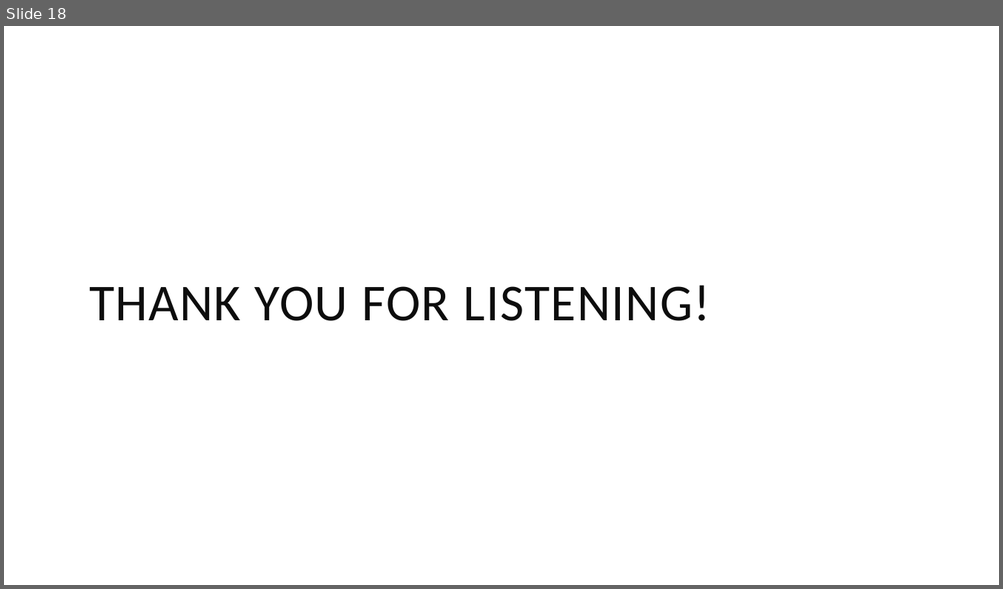
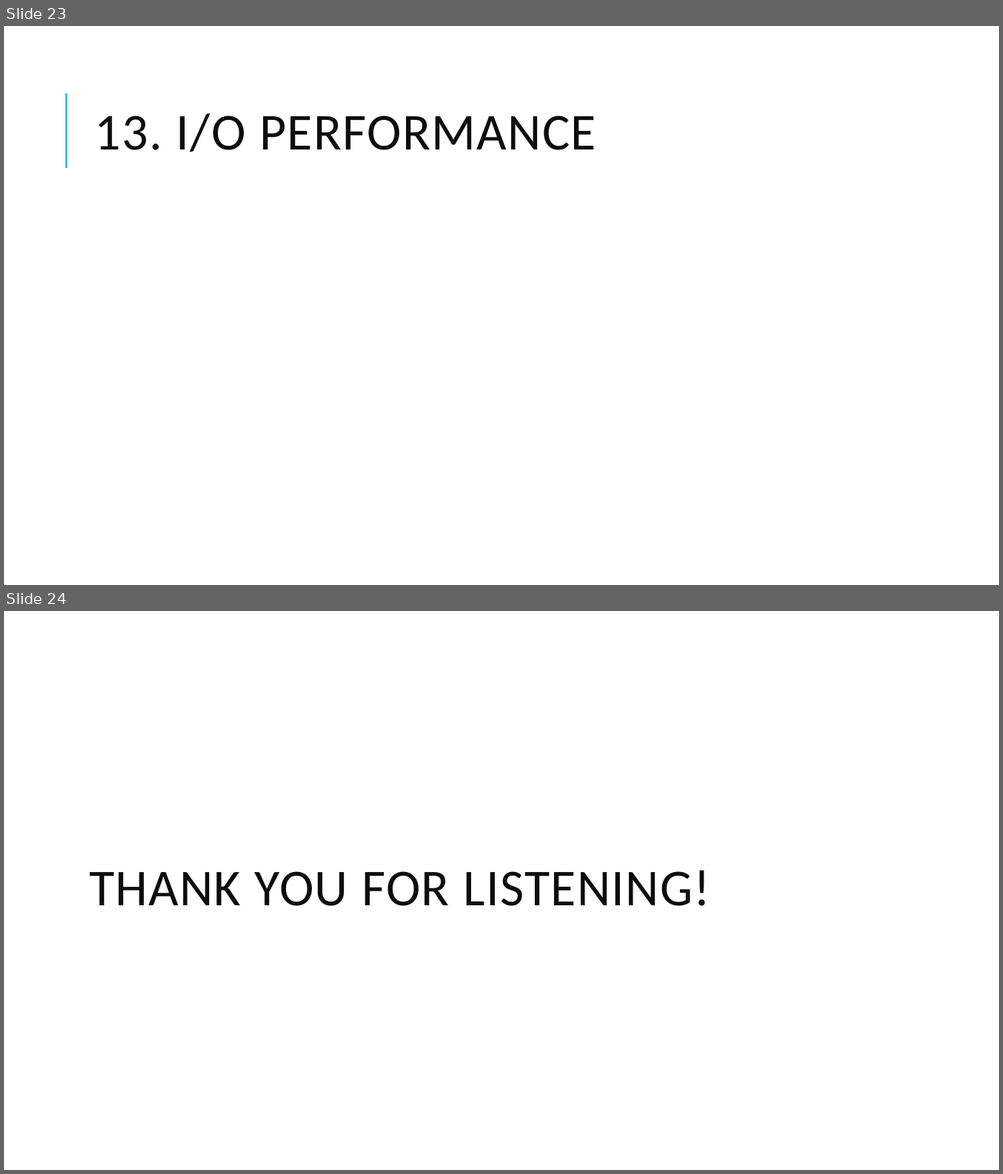
Before and after one commit to chi-org/seaweedfs-test, a slide deck: SeaweedFS_2.pptx. Shown one above the other, each under a label of ours: slide 18 before the commit, slides 23 and 24 after it. The pictures are 1003x589 and 1003x1174 pixels, drawn with LibreOffice and Linux fonts; fonts in the diff are those of the drawing. Boxes give left, top, right and bottom in pixels: in the first picture for what was removed or moved away, otherwise in the second. Text is boxed around its words. In the diff, an @@ line names an element or a change of style, - is before the commit and + after.

```diff
--- a/SeaweedFS_2.pptx
+++ b/SeaweedFS_2.pptx
@@ slide 23 added at <box>4,26,999,585</box>, background #FFFFFF @@
@@ line added from (66, 168) to (66, 93), #1CADE4 1.5 pt @@
@@ title added at <box>95,113,596,152</box>, 50 pt, text #0D0D0D @@
+13. I/O PERFORMANCE
@@ what was slide 18 is now slide 24 @@
```
Also in this commit, not shown: 6 slides changed, 8 other slides added, 3 slides removed, 1 other file.
